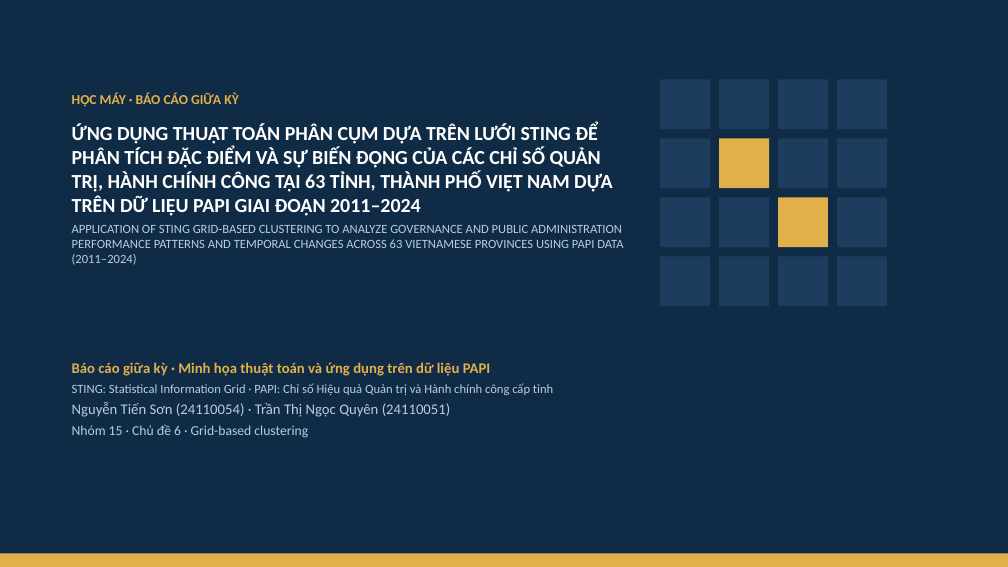
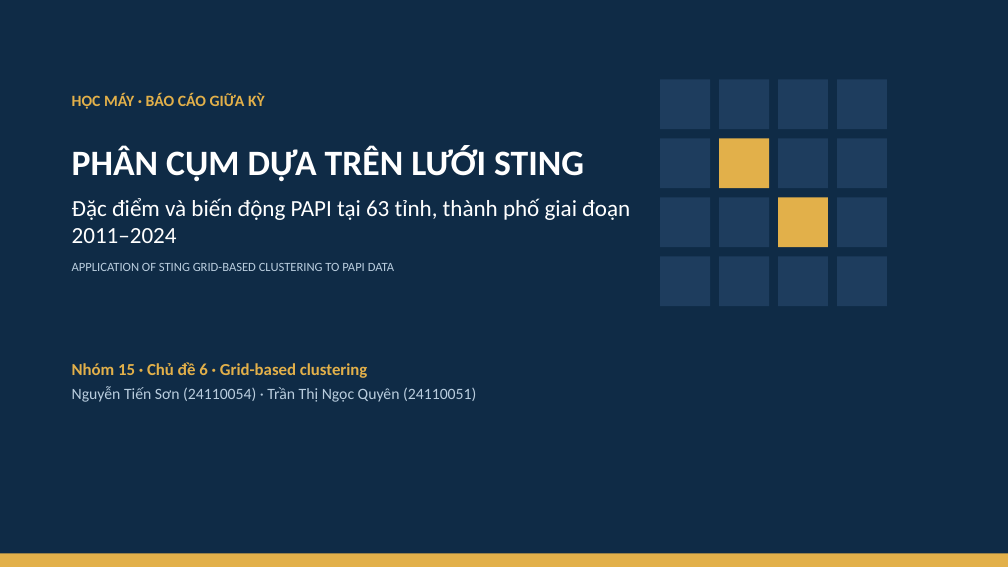
Before and after one commit to JasonTM17/Grid_Based_Sociology, a slide deck: slide 1 of slides/submission.pptx. Drawn at 1008x567 pixels with LibreOffice and Linux fonts; fonts in the diff are those of the drawing. Boxes give left, top, right and bottom in pixels: in the first picture for what was removed or moved away, otherwise in the second. Text is boxed around its words. In the diff, an @@ line names an element or a change of style, - is before the commit and + after.

```diff
--- a/slides/submission.pptx
+++ b/slides/submission.pptx
@@ text "HỌC MÁY · BÁO CÁO ..." at [72,92,265,109]: size 13 to 15 pt @@
@@ text at [72,146,630,271]: text changed; size 12 to 22 pt; text colour #B9CDDE to #FFFFFF @@
-ỨNG DỤNG THUẬT TOÁN PHÂN CỤM DỰA TRÊN LƯỚI STING ĐỂ PHÂN TÍCH ĐẶC ĐIỂM VÀ SỰ BIẾN ĐỘNG CỦA CÁC CHỈ SỐ QUẢN TRỊ, HÀNH CHÍNH CÔNG TẠI 63 TỈNH, THÀNH PHỐ VIỆT NAM DỰA TRÊN DỮ LIỆU PAPI GIAI ĐOẠN 2011–2024
-APPLICATION OF STING GRID-BASED CLUSTERING TO ANALYZE GOVERNANCE AND PUBLIC ADMINISTRATION PERFORMANCE PATTERNS AND TEMPORAL CHANGES ACROSS 63 VIETNAMESE PROVINCES USING PAPI DATA (2011–2024)
+PHÂN CỤM DỰA TRÊN LƯỚI STING
+Đặc điểm và biến động PAPI tại 63 tỉnh, thành phố giai đoạn 2011–2024
+APPLICATION OF STING GRID-BASED CLUSTERING TO PAPI DATA
@@ text at [72,362,368,378]: text changed; size 12 to 16 pt; text colour #B9CDDE to #E2B04A; bold on @@
-Báo cáo giữa kỳ · Minh họa thuật toán và ứng dụng trên dữ liệu PAPI
-STING: Statistical Information Grid · PAPI: Chỉ số Hiệu quả Quản trị và Hành chính công cấp tỉnh
+Nhóm 15 · Chủ đề 6 · Grid-based clustering
@@ text at [72,386,476,402]: size 14 to 15 pt in "Nguyễn Tiến Sơn (24110054) · Trần Thị ..." @@
@@ text at [72,424,308,438]: paragraph removed @@
-Nhóm 15 · Chủ đề 6 · Grid-based clustering
```
Also in this commit, not shown: 7 other slides changed, 3 slides added, 2 slides removed, 28 other files.
